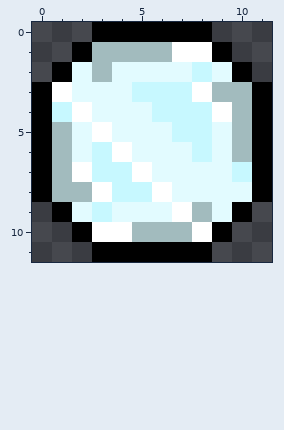
Pixel-art file -- Assets/Artwork/Gems/Blue Gem.aseprite. Above, as it was before the edit.
12x12 pixels, 1 frame.
Once edited:
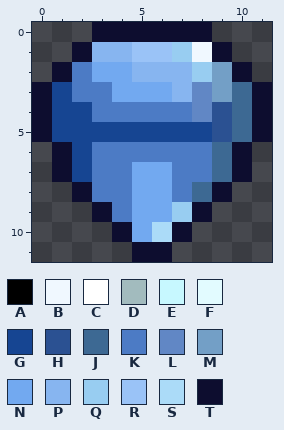
Palette (. is transparent): A #000000  B #f0f8ff  C #ffffff  D #a2bbbe  E #c7f8ff  F #e2fbff  G #164592  H #2b5192  J #3d6993  K #4c7bc5  L #6187c5  M #739fc6  N #72a9f0  P #87b5f0  Q #98cdf1  R #9ac3f7  S #abdbf8  T #0d0d2f
Diff:
layer "Layer 3" opacity 49% -> 100%
layer "Layer 4" opacity 100% -> 49%
layer "Layer 5" added
Changed rows in their new state; - is an unchanged pixel.
first column x 0:
 0 ---TTTTTT---
 1 --TPPRRQBT--
 2 -TKNNPPPQMT-
 3 TGKKNNNPLMJT
 4 TGGKKKKKLHJT
 5 TGGGGGGGGHJT
 6 .TGKKKKKKJT.
 7 .TGKKNNKKJT.
 8 ..TKKNNKJT..
 9 -..TKNNQT..-
10 --..TNST..--
11 ---..TT..---
Changed places in both pictures, as pixel boxes (x1, y1, x2, y2):
changed: (32, 22, 272, 262)
